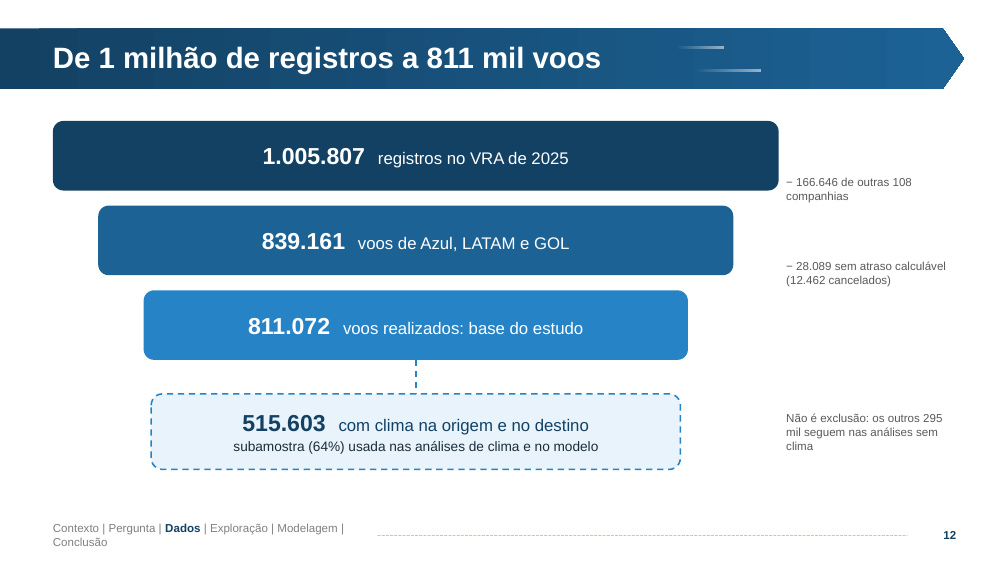
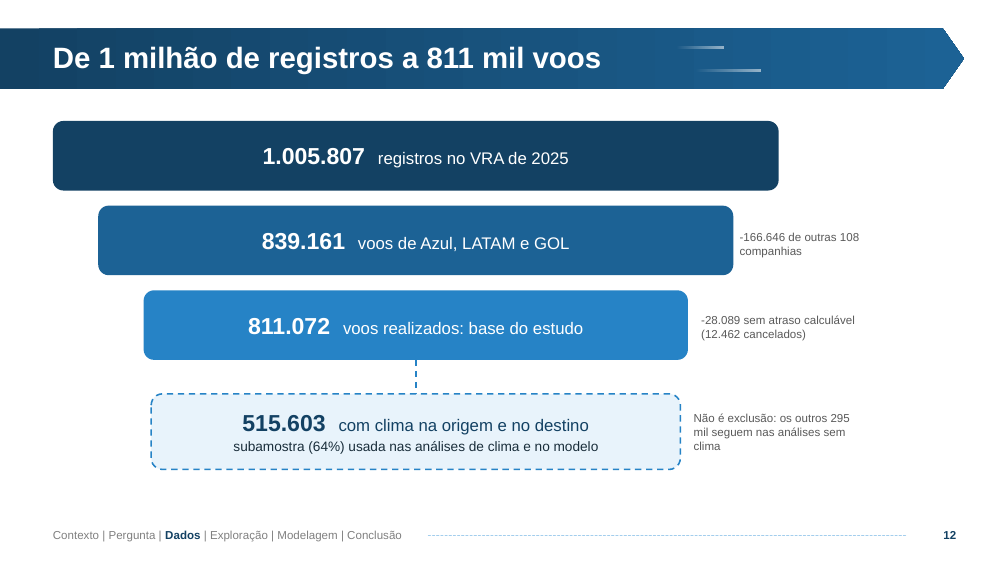
Before and after one commit to Matex0406/Projeto_2_CB, a slide deck: slide 12 of Projeto 2 - CB.pptx. Drawn at 1008x567 pixels with LibreOffice and Linux fonts; fonts in the diff are those of the drawing; background and template pictures are left out. Boxes give left, top, right and bottom in pixels: in the first picture for what was removed or moved away, otherwise in the second. Text is boxed around its words. In the diff, an @@ line names an element or a change of style, - is before the commit and + after.

```diff
--- a/Projeto 2 - CB.pptx
+++ b/Projeto 2 - CB.pptx
@@ text at [740,232,859,258]: text changed @@
-− 166.646 de outras 108 companhias
+-166.646 de outras 108 companhias
@@ text at [701,315,855,341]: text changed @@
-− 28.089 sem atraso calculável (12.462 cancelados)
+-28.089 sem atraso calculável (12.462 cancelados)
@@ text "Não é exclusão: os outros ...": place and size @@
-text "Não é exclusão: os outros ..." at [786,413,942,450]
+text "Não é exclusão: os outros ..." at [694,413,850,450]
@@ text "Contexto | Pergunta | Dados ..." rewrapped from [53,523,337,546] to [53,530,402,542] @@
@@ line moved from (378, 535) - (907, 535) to (429, 535) - (907, 535) @@
```
Also in this commit, not shown: 30 other slides changed, 2 other files.
